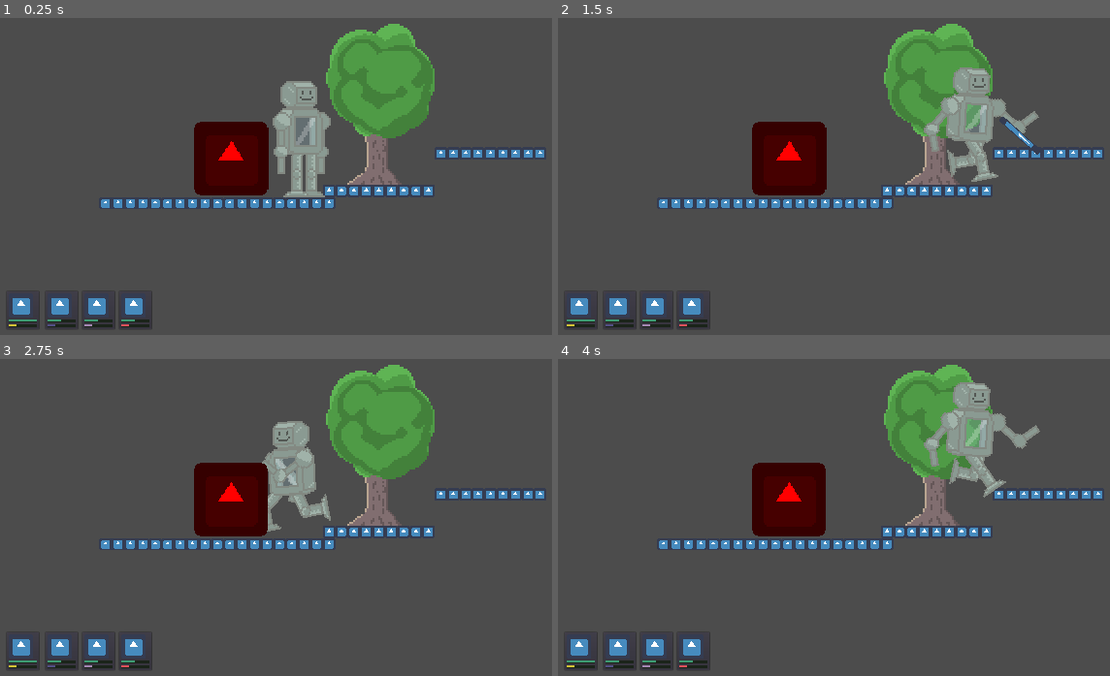
Above: before the commit, frames 1-4 (two rows, left to right).
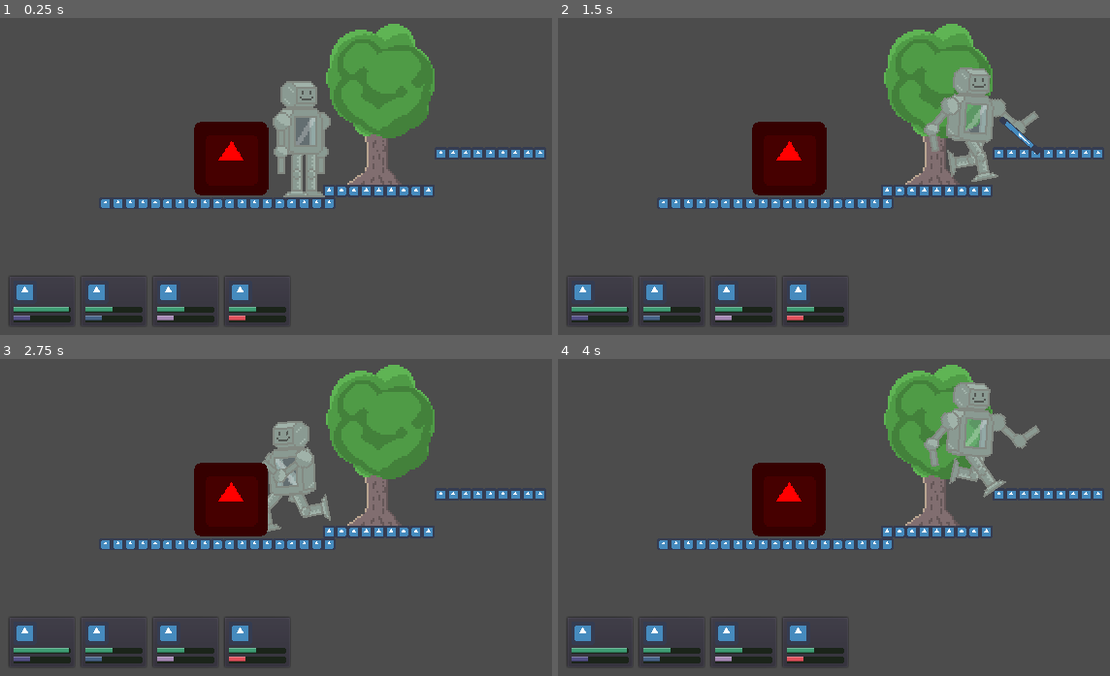
Above: after the commit, the same moments.

Repository: Cosebdd/CosmoDream
Game: Godot game, scene res://world/World.tscn
Same seed, same stepped clock (60 frames per second), same inputs: the game is played once before the commit and once after it. The engine's default icon, where the game draws it, is replaced by a stand-in: a white triangle on a blue panel in a dark square.
Inputs:
- Up to frame 1 (0.25 s): no input
- Up to frame 2 (1.5 s): hold Right (move_right) from 0.53 s (still down); tap F (base_attack) at 0.6, 1.35 s; tap Space (jump) at 0.77 s
- Up to frame 3 (2.75 s): tap Space (jump) at 1.52 s; release Right (move_right) at 2.03 s; hold Left (move_left) from 2.03 s (still down); tap F (base_attack) at 2.1 s
- Up to frame 4 (4 s): release Left (move_left) at 2.78 s; hold Right (move_right) from 2.78 s (still down); tap F (base_attack) at 2.85, 3.6 s; tap Space (jump) at 3.02, 3.77 s

The runs differ from the first frame. In frame 1, 3.0% of the frame differs, in the area x 1-52%, y 81-98%; in frame 2, 3.0%; in frame 3, 3.0%; in frame 4, 3.0%.

Commit message:
rescale bars

Diff:
--- a/HUD/ability_cells/AbilityCells.tscn
+++ b/HUD/ability_cells/AbilityCells.tscn
@@ -4,7 +4,7 @@
 [ext_resource path="res://assets/ui/SpecialBarRed.png" type="Texture" id=2]
 [ext_resource path="res://assets/ui/SpecialBarPink.png" type="Texture" id=3]
 [ext_resource path="res://HUD/ability_cells/AbilityCells.gd" type="Script" id=4]
-[ext_resource path="res://assets/ui/SpecialBarGold.png" type="Texture" id=5]
+[ext_resource path="res://assets/ui/SpecialBarBlue.png" type="Texture" id=5]
 [ext_resource path="res://assets/ui/SpecialBarBackground.png" type="Texture" id=6]
 [ext_resource path="res://assets/ui/HealthBar.png" type="Texture" id=7]
 [ext_resource path="res://assets/ui/HealthBarBackground.png" type="Texture" id=8]
@@ -18,27 +18,31 @@
 [node name="CanvasLayer" type="CanvasLayer" parent="."]
 
 [node name="PanelContainer" type="PanelContainer" parent="CanvasLayer"]
-margin_left = 3.0
-margin_top = 157.0
-margin_right = 91.0
-margin_bottom = 259.0
-rect_scale = Vector2( 0.2, 0.2 )
+margin_left = 4.0
+margin_top = 149.0
+margin_right = 92.0
+margin_bottom = 217.0
+rect_scale = Vector2( 0.4, 0.4 )
 
 [node name="VBoxContainer" type="VBoxContainer" parent="CanvasLayer/PanelContainer"]
 margin_left = 7.0
 margin_top = 7.0
 margin_right = 81.0
-margin_bottom = 95.0
+margin_bottom = 61.0
 
 [node name="TextureRect" type="TextureRect" parent="CanvasLayer/PanelContainer/VBoxContainer"]
-margin_right = 74.0
-margin_bottom = 64.0
+margin_right = 30.0
+margin_bottom = 30.0
+rect_min_size = Vector2( 30, 30 )
+size_flags_horizontal = 0
+size_flags_vertical = 0
 texture = ExtResource( 1 )
+expand = true
 
 [node name="TextureProgress" type="TextureProgress" parent="CanvasLayer/PanelContainer/VBoxContainer"]
-margin_top = 68.0
+margin_top = 34.0
 margin_right = 74.0
-margin_bottom = 76.0
+margin_bottom = 42.0
 size_flags_horizontal = 2
 size_flags_vertical = 2
 value = 50.0
@@ -46,37 +50,41 @@
 texture_progress = ExtResource( 7 )
 
 [node name="TextureProgress2" type="TextureProgress" parent="CanvasLayer/PanelContainer/VBoxContainer"]
-margin_top = 80.0
+margin_top = 46.0
 margin_right = 74.0
-margin_bottom = 88.0
+margin_bottom = 54.0
 size_flags_horizontal = 2
 size_flags_vertical = 2
 value = 30.0
 texture_under = ExtResource( 6 )
-texture_progress = ExtResource( 5 )
+texture_progress = ExtResource( 9 )
 
 [node name="PanelContainer2" type="PanelContainer" parent="CanvasLayer"]
-margin_left = 23.0
-margin_top = 157.0
-margin_right = 111.0
-margin_bottom = 259.0
-rect_scale = Vector2( 0.2, 0.2 )
+margin_left = 41.0
+margin_top = 149.0
+margin_right = 129.0
+margin_bottom = 217.0
+rect_scale = Vector2( 0.4, 0.4 )
 
 [node name="VBoxContainer" type="VBoxContainer" parent="CanvasLayer/PanelContainer2"]
 margin_left = 7.0
 margin_top = 7.0
 margin_right = 81.0
-margin_bottom = 95.0
+margin_bottom = 61.0
 
 [node name="TextureRect" type="TextureRect" parent="CanvasLayer/PanelContainer2/VBoxContainer"]
-margin_right = 74.0
-margin_bottom = 64.0
+margin_right = 30.0
+margin_bottom = 30.0
+rect_min_size = Vector2( 30, 30 )
+size_flags_horizontal = 0
+size_flags_vertical = 0
 texture = ExtResource( 1 )
+expand = true
 
 [node name="TextureProgress" type="TextureProgress" parent="CanvasLayer/PanelContainer2/VBoxContainer"]
-margin_top = 68.0
+margin_top = 34.0
 margin_right = 74.0
-margin_bottom = 76.0
+margin_bottom = 42.0
 size_flags_horizontal = 2
 size_flags_vertical = 2
 value = 50.0
@@ -84,37 +92,41 @@
 texture_progress = ExtResource( 7 )
 
 [node name="TextureProgress2" type="TextureProgress" parent="CanvasLayer/PanelContainer2/VBoxContainer"]
-margin_top = 80.0
+margin_top = 46.0
 margin_right = 74.0
-margin_bottom = 88.0
+margin_bottom = 54.0
 size_flags_horizontal = 2
 size_flags_vertical = 2
 value = 30.0
 texture_under = ExtResource( 6 )
-texture_progress = ExtResource( 9 )
+texture_progress = ExtResource( 5 )
 
 [node name="PanelContainer3" type="PanelContainer" parent="CanvasLayer"]
-margin_left = 42.0
-margin_top = 157.0
-margin_right = 130.0
-margin_bottom = 259.0
-rect_scale = Vector2( 0.2, 0.2 )
+margin_left = 78.0
+margin_top = 149.0
+margin_right = 166.0
+margin_bottom = 217.0
+rect_scale = Vector2( 0.4, 0.4 )
 
 [node name="VBoxContainer" type="VBoxContainer" parent="CanvasLayer/PanelContainer3"]
 margin_left = 7.0
 margin_top = 7.0
 margin_right = 81.0
-margin_bottom = 95.0
+margin_bottom = 61.0
 
 [node name="TextureRect" type="TextureRect" parent="CanvasLayer/PanelContainer3/VBoxContainer"]
-margin_right = 74.0
-margin_bottom = 64.0
+margin_right = 30.0
+margin_bottom = 30.0
+rect_min_size = Vector2( 30, 30 )
+size_flags_horizontal = 0
+size_flags_vertical = 0
 texture = ExtResource( 1 )
+expand = true
 
 [node name="TextureProgress" type="TextureProgress" parent="CanvasLayer/PanelContainer3/VBoxContainer"]
-margin_top = 68.0
+margin_top = 34.0
 margin_right = 74.0
-margin_bottom = 76.0
+margin_bottom = 42.0
 size_flags_horizontal = 2
 size_flags_vertical = 2
 value = 50.0
@@ -122,9 +134,9 @@
 texture_progress = ExtResource( 7 )
 
 [node name="TextureProgress2" type="TextureProgress" parent="CanvasLayer/PanelContainer3/VBoxContainer"]
-margin_top = 80.0
+margin_top = 46.0
 margin_right = 74.0
-margin_bottom = 88.0
+margin_bottom = 54.0
 size_flags_horizontal = 2
 size_flags_vertical = 2
 value = 30.0
@@ -132,27 +144,31 @@
 texture_progress = ExtResource( 3 )
 
 [node name="PanelContainer4" type="PanelContainer" parent="CanvasLayer"]
-margin_left = 61.0
-margin_top = 157.0
-margin_right = 149.0
-margin_bottom = 259.0
-rect_scale = Vector2( 0.2, 0.2 )
+margin_left = 115.0
+margin_top = 149.0
+margin_right = 203.0
+margin_bottom = 217.0
+rect_scale = Vector2( 0.4, 0.4 )
 
 [node name="VBoxContainer" type="VBoxContainer" parent="CanvasLayer/PanelContainer4"]
 margin_left = 7.0
 margin_top = 7.0
 margin_right = 81.0
-margin_bottom = 95.0
+margin_bottom = 61.0
 
 [node name="TextureRect" type="TextureRect" parent="CanvasLayer/PanelContainer4/VBoxContainer"]
-margin_right = 74.0
-margin_bottom = 64.0
+margin_right = 30.0
+margin_bottom = 30.0
+rect_min_size = Vector2( 30, 30 )
+size_flags_horizontal = 0
+size_flags_vertical = 0
 texture = ExtResource( 1 )
+expand = true
 
 [node name="TextureProgress" type="TextureProgress" parent="CanvasLayer/PanelContainer4/VBoxContainer"]
-margin_top = 68.0
+margin_top = 34.0
 margin_right = 74.0
-margin_bottom = 76.0
+margin_bottom = 42.0
 size_flags_horizontal = 2
 size_flags_vertical = 2
 value = 50.0
@@ -160,9 +176,9 @@
 texture_progress = ExtResource( 7 )
 
 [node name="TextureProgress2" type="TextureProgress" parent="CanvasLayer/PanelContainer4/VBoxContainer"]
-margin_top = 80.0
+margin_top = 46.0
 margin_right = 74.0
-margin_bottom = 88.0
+margin_bottom = 54.0
 size_flags_horizontal = 2
 size_flags_vertical = 2
 value = 30.0
--- a/world/World.tscn
+++ b/world/World.tscn
@@ -61,3 +61,5 @@
 position = Vector2( 126, 107 )
 
 [node name="HUD" parent="." instance=ExtResource( 5 )]
+
+[connection signal="health_changed" from="Enemy" to="HUD" method="_on_Enemy_health_changed"]
